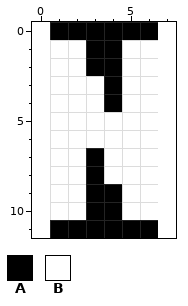
Two states of a pixel-art file, art/font-big/N.ase. The picture above is the old version.
6x12 pixels, 1 frame. The old version is drawn lined up with the new one, on the new canvas.
Palette (. is transparent): A #000000  B #ffffff
Pixels before, first column x 1:
 0 AAAAAA
 1 BBAABB
 2 BBAABB
 3 BBBABB
 4 BBBABB
 5 BBBBBB
 6 BBBBBB
 7 BBABBB
 8 BBABBB
 9 BBAABB
10 BBAABB
11 AAAAAA
Once edited:
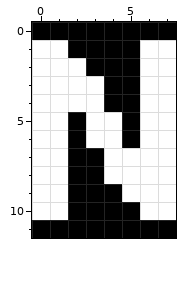
The exact change:
canvas 6x12 -> 8x12, the old top-left corner now at 1,0
Changed rows in their new state; - is an unchanged pixel.
first column x 0:
 0 A------A
 1 B-A--A-B
 2 B----A-B
 3 B----A-B
 4 B----A-B
 5 B-A--A-B
 6 B-A--A-B
 7 B-A----B
 8 B-A----B
 9 B-A----B
10 B-A--A-B
11 A------A
Boxes around the changes in both pictures, in picture pixels (x1, y1, x2, y2):
changed: (32, 22, 176, 238)
